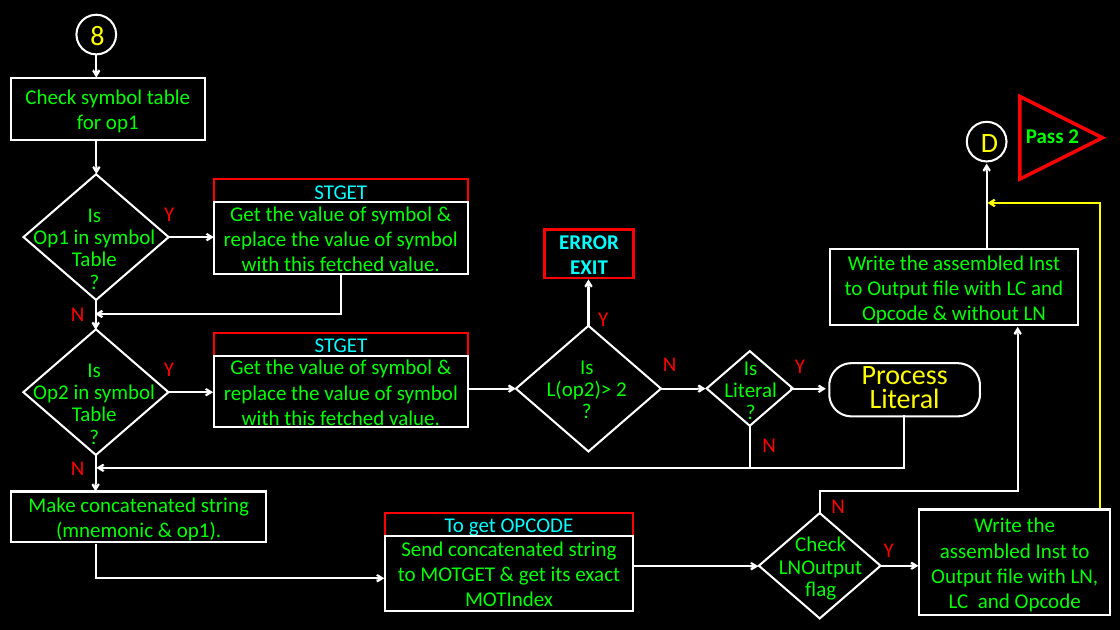
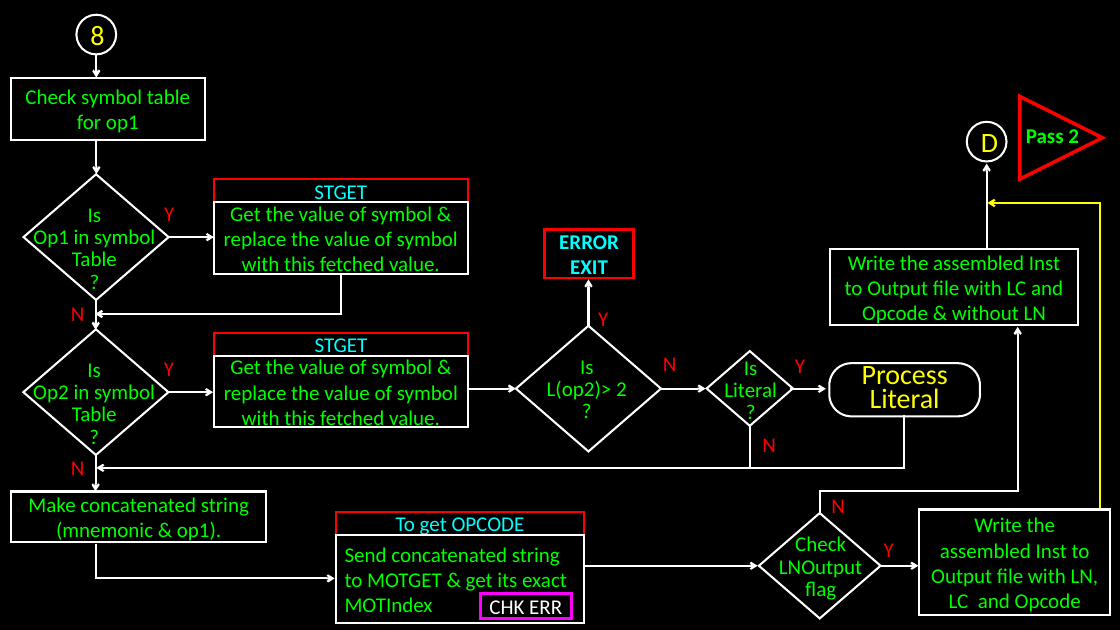
Before and after one commit to bondeabhijeet/8085, a slide deck: slide 10 of Pass 1 8085.pptx. Drawn at 1120x630 pixels with LibreOffice and Linux fonts; fonts in the diff are those of the drawing. Boxes give left, top, right and bottom in pixels: in the first picture for what was removed or moved away, otherwise in the second. Text is boxed around its words. In the diff, an @@ line names an element or a change of style, - is before the commit and + after.

```diff
--- a/Pass 1 8085.pptx
+++ b/Pass 1 8085.pptx
@@ rectangle "To get OPCODE": place and size @@
-rectangle "To get OPCODE" at (386, 513, 634, 536)
+rectangle "To get OPCODE" at (336, 512, 584, 535)
@@ rectangle "Send concatenated string to MOTGET ...": place and size @@
-rectangle "Send concatenated string to MOTGET ..." at (386, 536, 634, 611)
+rectangle "Send concatenated string to MOTGET ..." at (336, 535, 584, 623)
@@ rectangle "Send concatenated string to MOTGET ..." at (336, 535, 584, 623): alignment centre to left @@
@@ arrow moved from (633, 566) - (759, 566) to (584, 566) - (758, 566) @@
@@ arrow moved from (97, 578) - (384, 578) to (97, 579) - (334, 579) @@
@@ rectangle added at (481, 594, 571, 619), outline #FF00FF 2.5 pt, 18 pt, text #FFFFFF @@
+CHK ERR
```
Also in this commit, not shown: 8 other slides changed.
